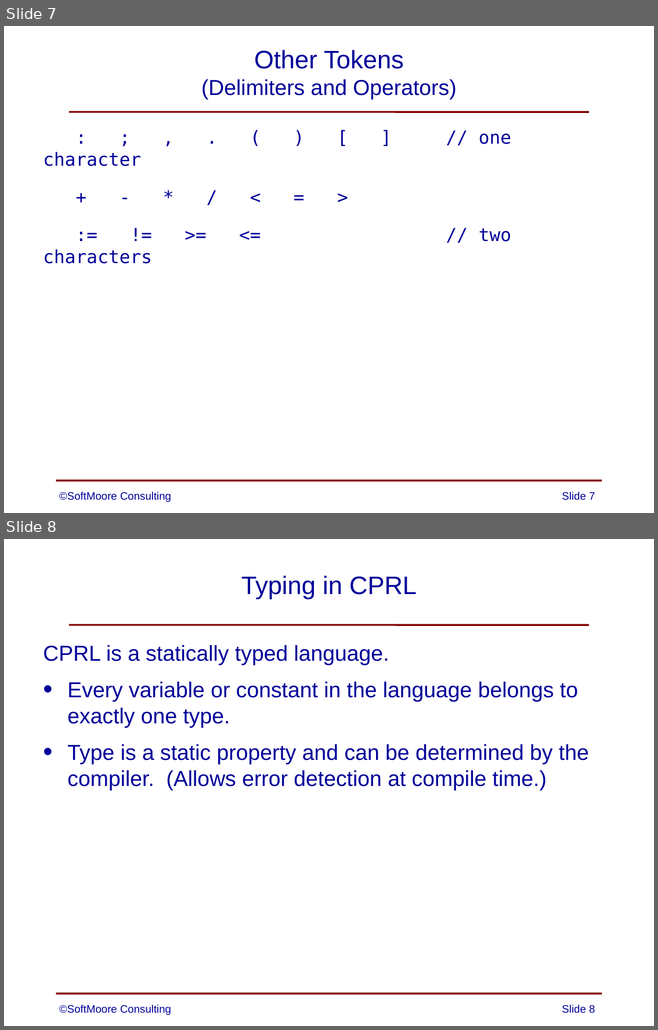
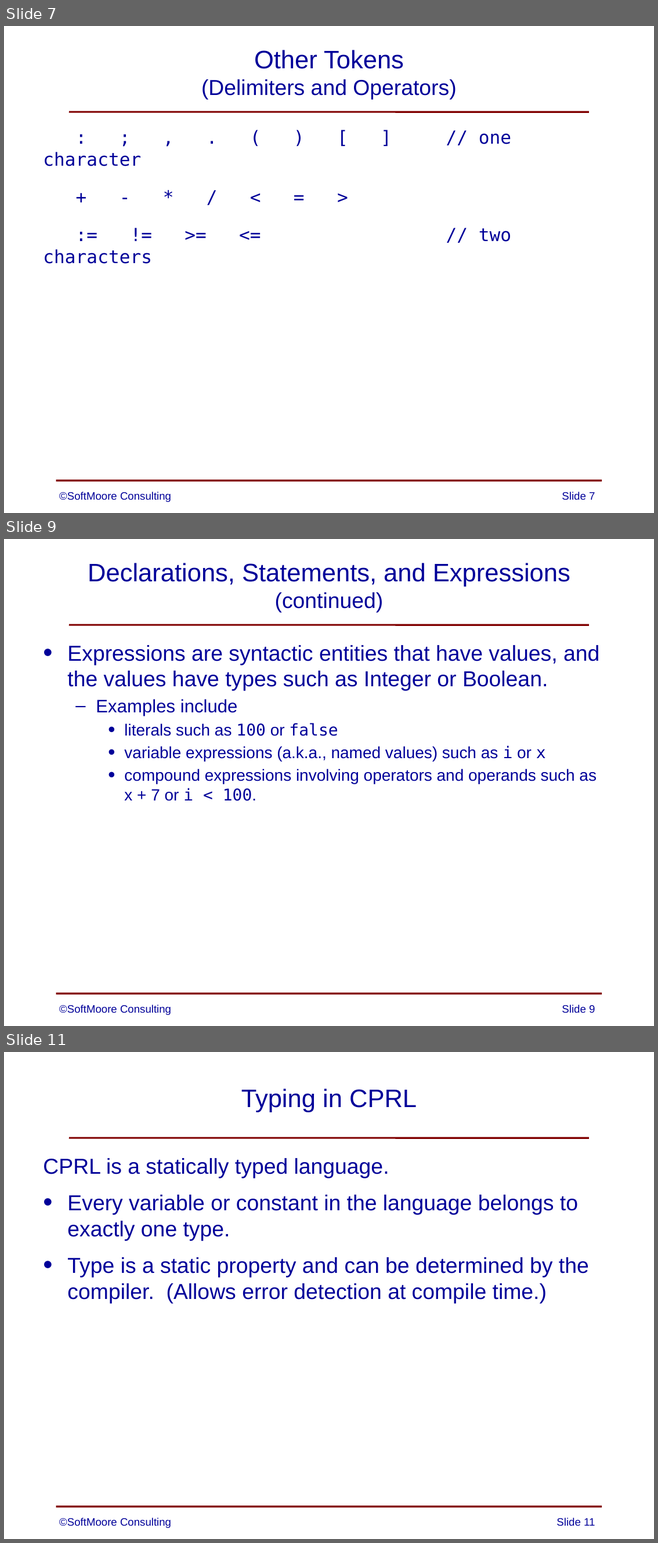
Before and after one commit to SoftMoore/CPRL, a slide deck: PowerPoint Slides/04 - Definition of CPRL.pptx. Shown one above the other, each under a label of ours: slides 7 and 8 before the commit, slides 7, 9 and 11 after it; the slides between them are not shown. The pictures are 658x1030 and 658x1543 pixels, drawn with LibreOffice and Linux fonts; fonts in the diff are those of the drawing. Boxes give left, top, right and bottom in pixels: in the first picture for what was removed or moved away, otherwise in the second. Text is boxed around its words. In the diff, an @@ line names an element or a change of style, - is before the commit and + after.

```diff
--- a/PowerPoint Slides/04 - Definition of CPRL.pptx
+++ b/PowerPoint Slides/04 - Definition of CPRL.pptx
@@ slide 9 added at [4,539,654,1026], background #FFFFFF; not listed: 2 template elements that a slide beside it also shows @@
@@ title added at [88,563,570,613], 28 pt, text #000099 @@
+Declarations, Statements, and Expressions
+(continued)
@@ text added at [67,645,599,801], 18 pt, text #000099 @@
+• Expressions are syntactic entities that have values, and the values have types such as Integer or Boolean.
+  – Examples include
+    • literals such as 100 or false
+    • variable expressions (a.k.a., named values) such as i or x
+    • compound expressions involving operators and operands such as
+      x + 7 or i < 100.
@@ text added at [59,1005,171,1015], 12 pt, text #000099 @@
+©SoftMoore Consulting
@@ page number added at [561,1005,594,1013], 12 pt, text #000099 @@
+Slide 9
@@ what was slide 8 is now slide 11 @@
@@ page number at [556,1518,594,1526]: text changed @@
-Slide 8
+Slide 11
```
Also in this commit, not shown: 2 other slides added, 3 other files.
